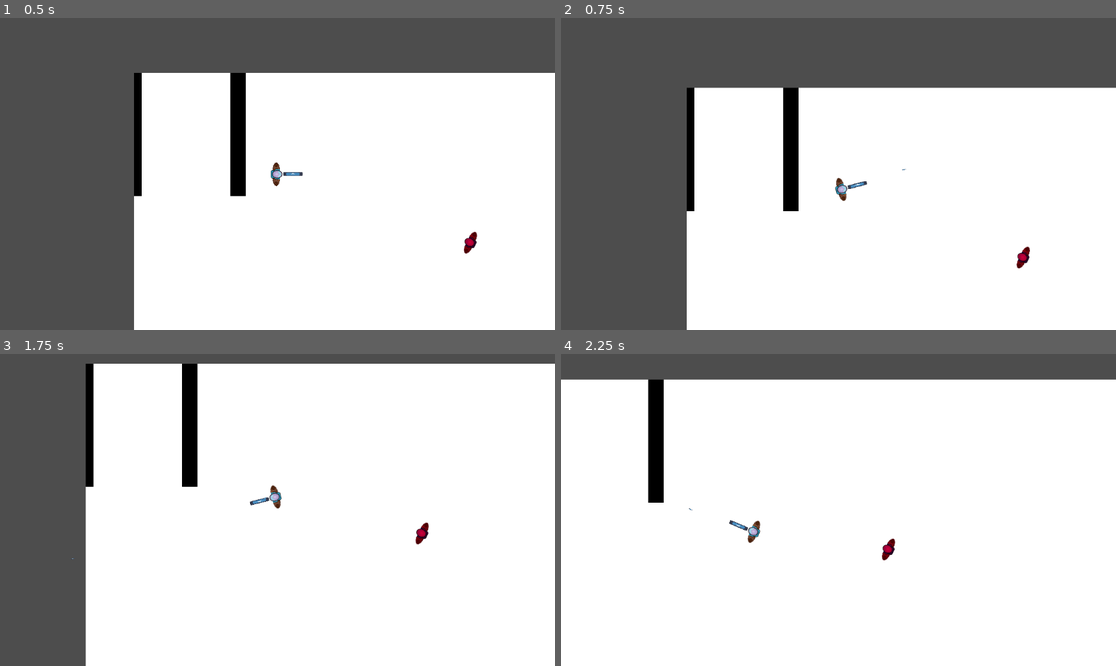
Above: before the commit, frames 1-4 (two rows, left to right).
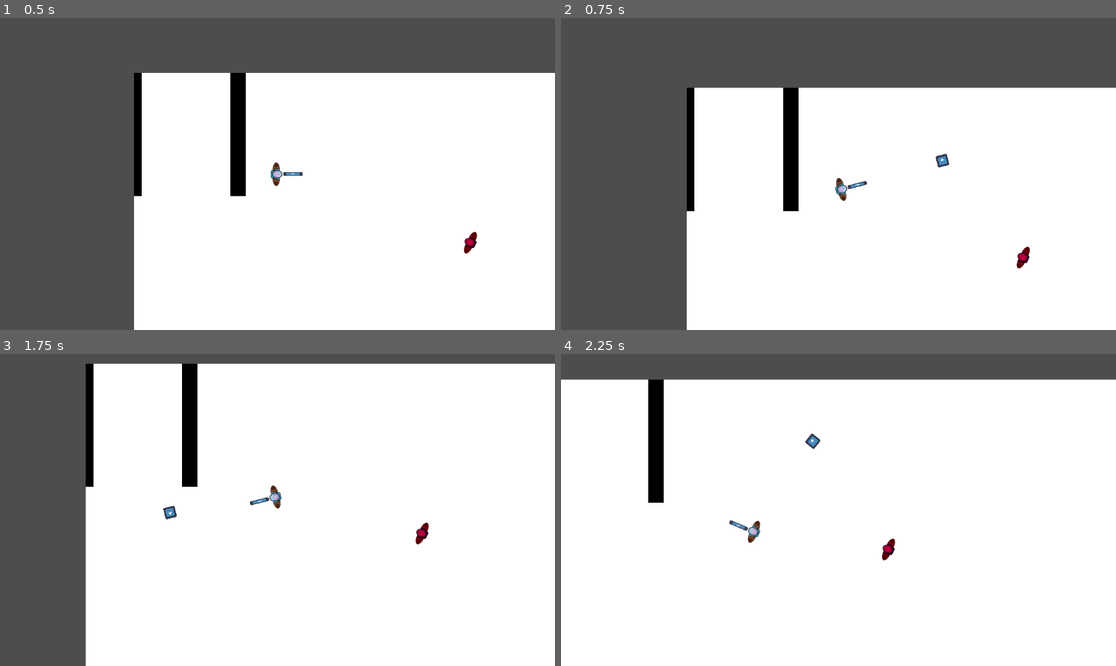
Above: after the commit, the same moments.

Repository: LurkenW/heistrouglite
Game: Godot game, scene res://scenes/bankTemp.tscn
Same seed, same stepped clock (60 frames per second), same inputs: the game is played once before the commit and once after it. The engine's default icon, where the game draws it, is replaced by a stand-in: a white triangle on a blue panel in a dark square.
Inputs (mouse positions are in pixels of both pictures, inside the frame that each line leads up to):
- Up to frame 1 (0.5 s): no input
- Up to frame 2 (0.75 s): tap Enter at 0.5 s; move the mouse to (960, 158) at 0.52 s; press the mouse at (960, 158) at 0.53 s; hold D (move_right) from 0.53 s (still down)
- Up to frame 3 (1.75 s): move the mouse to (166, 525) at 1.27 s; release D (move_right) at 1.28 s; release the mouse at (166, 525) at 1.28 s; hold S (move_down) from 1.28 s (still down); tap Shift (player_sprint_shift) at 1.35 s; click (166, 525) at 1.55 s
- Up to frame 4 (2.25 s): move the mouse to (894, 441) at 2.02 s; release S (move_down) at 2.03 s; press the mouse at (894, 441) at 2.03 s; hold D (move_right) from 2.03 s (still down)

Frame 1 is identical in both runs. In frame 2, less than 0.1% of the frame differs, in the area x 61-70%, y 43-49%; in frame 3, less than 0.1%; in frame 4, less than 0.1%, in the area x 23-47%, y 25-51%.

Commit message:
gun + bullet works

Diff:
--- a/heist_game/scenes/gun.tscn
+++ b/heist_game/scenes/gun.tscn
@@ -16,4 +16,4 @@
 texture = ExtResource("1_rp3k6")
 
 [node name="ShootingPoint" type="Marker2D" parent="WeaponPivot/Icon"]
-position = Vector2(45, 0)
+position = Vector2(25.6, 0)
--- a/heist_game/scripts/bullet.gd
+++ b/heist_game/scripts/bullet.gd
@@ -4,9 +4,11 @@
 const SPEED: float = 1000
 const RANGE: float = 15000
 
+@onready var direction: Vector2 = Vector2.RIGHT.rotated(rotation)
+
+
 func _physics_process(delta: float) -> void:
 
-	var direction: Vector2 = Vector2.RIGHT.rotated(rotation)
 	position += direction * SPEED * delta
 
 	travelledDisance = SPEED * delta
--- a/heist_game/scripts/gun.gd
+++ b/heist_game/scripts/gun.gd
@@ -9,4 +9,4 @@
 	new_bullet.global_position = $WeaponPivot/Icon/ShootingPoint.global_position
 	new_bullet.global_rotation = $WeaponPivot/Icon/ShootingPoint.global_rotation
 
-	$WeaponPivot/Icon/ShootingPoint.add_child(new_bullet)
+	get_node("/root").add_child(new_bullet)
Not shown: 1 places in heist_game/scenes/bankTemp.tscn that only renumber resources
